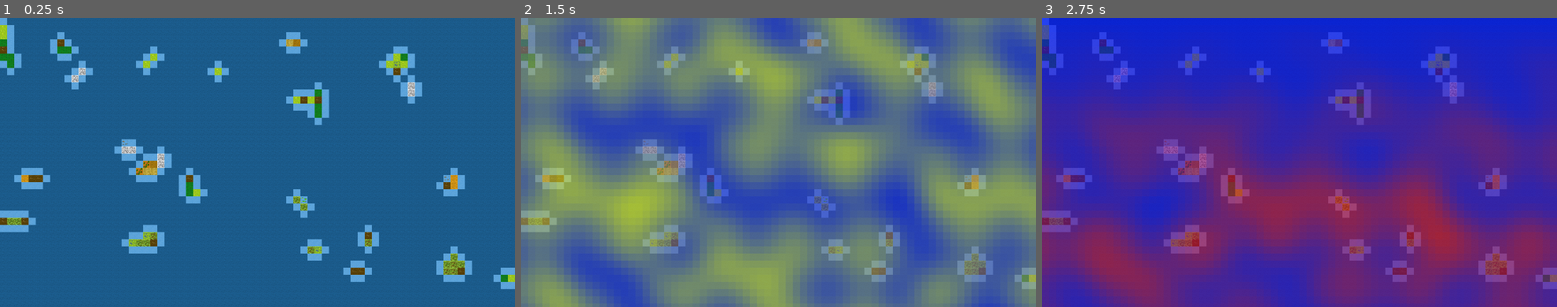
Above: before the commit, frames 1-3 (left to right).
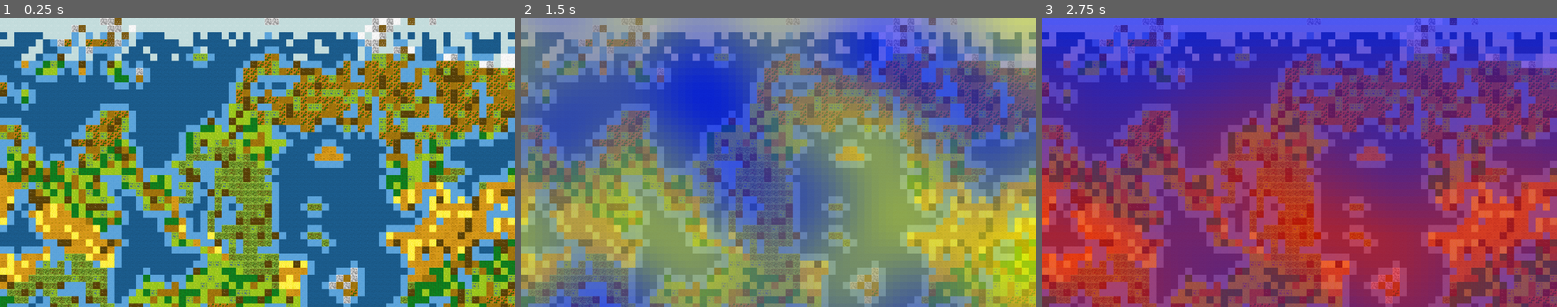
Above: after the commit, the same moments.

Repository: LenkaFT/chimeria
Game: Godot game, scene res://test.tscn
Same seed, same stepped clock (60 frames per second), same inputs: the game is played once before the commit and once after it. The project has no main scene, so this scene is started directly.
Inputs:
- Up to frame 1 (0.25 s): no input
- Up to frame 2 (1.5 s): tap Enter at 0.5 s; tap 1 at 0.6 s; tap Space at 1.25 s; tap 2 at 1.35 s
- Up to frame 3 (2.75 s): tap Enter at 2 s; tap 1 at 2.1 s

The runs differ from the first frame. In frame 1, 74% of the frame differs, in the area x 0-100%, y 0-100%; in frame 2, 83%; in frame 3, 83%.

Commit message:
feat : continent biome according to heat and humidity

Diff:
--- a/Chimeria/classes/map.gd
+++ b/Chimeria/classes/map.gd
@@ -4,7 +4,7 @@
 @export var grid_width = GV.map_width;
 @export var grid_height = GV.map_height;
 var number_of_tiles = grid_width * grid_height;
-@export var earth_to_sea_ratio = 0;
+@export var earth_to_sea_ratio = 0.5;
 @export var available_continent_tiles : int = earth_to_sea_ratio * number_of_tiles;
 @export var island_distance_to_land = 4;
 @export var island_ratio = 0.002;
@@ -19,17 +19,12 @@
 var tile_size = 64;
 var grid = [];
 var tile_types = ["prairie", "forest", "mountain", "desert", "sea", "shallow_watters"];
-@export var continents_nb = 4;
+@export var continents_nb = 3;
 var continents_array : Array[Continent] = [];
-#var weather : WeatherForcast;
+var tile_randomizer = TileRandomizer.new();
 
 func _init():
-	#weather = WeatherForcast.new(self.grid_width, self.grid_height);
-	create_map();
-	return ;
-
-func get_tile_by_id(id : int) :
-	return (grid[id / grid_width - 1][id % grid_width]);
+	pass ;
 
 func random_tile_type():
 	randomize();
@@ -324,23 +319,6 @@
 	return (is_island_eligible_tile);
 
 
-
-#func place_island(eligible_tiles : Array[Tile]) :
-	#var new_tile : Tile;
-	#var tile : Tile;
-	#var random_index_array : Array[int] = [];
-	#var weights : Dictionary;
-	#randomize();
-	#for n in  eligible_tiles.size() * island_ratio:
-		#random_index_array.append(RandomNumberGenerator.new().randi_range(0, eligible_tiles.size() - 1))
-	#
-	#print(random_index_array);
-	#for n in random_index_array.size() :
-		#tile = eligible_tiles[random_index_array[n]];
-		#weights = generate_weights_according_to_surroundings(tile.x, tile.y, tile.id, tile.continent);
-		#new_tile = create_tile_instance(random_with_weights(weights),tile.x, tile.y, tile.id, tile.continent);
-		#replace_tile(new_tile.x, new_tile.y, new_tile);
-
 func place_islands(eligible_tiles : Array[Tile]) :
 	randomize();
 	var random_index_array : Array[int] = [];
@@ -351,6 +329,26 @@
 	for n in random_index_array.size() :
 		var island = Island.new(eligible_tiles[random_index_array[n]], island_max_size, self);
 		island.expand_island(grid, eligible_tiles, self);
+
+func rework_map_according_to_weather(heat_grid, humidity_grid) :
+	for continent in continents_array :
+		for n in continent.tiles_array.size() :
+			var tile = continent.tiles_array[n];
+			var weights : Dictionary = generate_weights_according_to_surroundings(tile.x, tile.y, tile.id, continent.id);
+			var new_tile = tile_randomizer.randomize_tile(tile, self, heat_grid, humidity_grid);
+			replace_tile(tile.x, tile.y, new_tile);
+			continent.tiles_array[n] = new_tile;
+	for y in grid.size() :
+		for x in grid[y].size() :
+			if grid[y][x].category == "watter" && heat_grid[y][x] <= 0.20 :
+				randomize();
+				var rand = RandomNumberGenerator.new().randi();
+				if (heat_grid[y][x] <= 0.20 && rand % 8 == 0 ||
+				heat_grid[y][x] <= 0.15 && rand % 4 == 0 ||
+				heat_grid[y][x] <= 0.1 && rand % 2 == 0 ||
+				heat_grid[y][x] <= 0.05) :
+					var new_tile = IceCapTile.new(grid[y][x].x, grid[y][x].y, grid[y][x].id, grid[y][x].continent);
+					replace_tile(grid[y][x].x, grid[y][x].y, new_tile);
 
 func create_map():
 	var tile_id = 0;
--- a/Chimeria/classes/tile_randomizer.gd
+++ b/Chimeria/classes/tile_randomizer.gd
@@ -1,4 +1,4 @@
-class_name TileRandomizer
+class_name TileRandomizer;
 
 var temperate_weights = {
 	GV.prairie : 35,
@@ -12,16 +12,23 @@
 	GV.savannah : 35,
 	GV.alluviale_plain : 0,
 	GV.dryland : 30,
-	GV.desert : 15,
+	GV.desert : 25,
 	GV.mountain : 10,
 	"total" : 100
 };
 
 var cold_arid_weights = {
-	GV.steppe : 25,
-	GV.taiga : 25,
-	GV.highland : 15,
-	GV.mountain : 10,
+	GV.steppe : 60,
+	GV.highland : 20,
+	GV.mountain : 20,
+	"total" : 100
+};
+
+var cold_humid_weights = {
+	GV.taiga : 40,
+	GV.marsh : 20,
+	GV.highland : 20,
+	GV.mountain : 20,
 	"total" : 100
 };
 
@@ -29,16 +36,94 @@
 	GV.jungle : 40,
 	GV.tropical_highlands : 30,
 	GV.marsh : 15,
-	GV.moutain : 15,
+	GV.mountain : 15,
 	"total" : 100
 };
 var arctic_weights = {
 	GV.ice_cap : 20,
 	GV.arctic_mainland : 40,
-	GV.arctic_mountain : 30,
+	GV.snowy_mountains : 30,
 	GV.toundra : 10,
 
 	"total" : 100
 };
 
-#func balance_weights(tile : Tile, map : Map) :
+func create_tile_instance(type : String, x : int, y : int, id : int, continentId : int):
+	if type == GV.prairie :
+		return 	PrairieTile.new(x, y, id, continentId);
+	elif type == GV.marsh :
+		return 	MarshTile.new(x, y, id, continentId);
+	elif type == GV.forest :
+		return 	ForestTile.new(x, y, id, continentId);
+	elif type == GV.mountain :
+		return 	MountainTile.new(x, y, id, continentId);
+	elif type == GV.desert :
+		return 	DesertTile.new(x, y, id, continentId);
+	elif type == GV.sea :
+		return 	SeaTile.new(x, y, id, continentId);
+	elif type == GV.shallow_watters :
+		return 	Shallow.new(x, y, id, continentId);
+	elif type == GV.highland :
+		return HighlandTile.new(x, y, id, continentId);
+	elif type == GV.snowy_mountains :
+		return SnowyMountainTile.new(x, y, id, continentId);
+	elif type == GV.savannah :
+		return SavannahTile.new(x, y, id, continentId);
+	elif type == GV.dryland :
+		return DrylandTile.new(x, y, id, continentId);
+	elif type == GV.jungle :
+		return JungleTile.new(x, y, id, continentId);
+	elif type == GV.tropical_highlands :
+		return TropicalHighlandTile.new(x, y, id, continentId);
+	elif type == GV.taiga :
+		return TaigaTile.new(x, y, id, continentId);
+	elif type == GV.steppe :
+		return SteppeTile.new(x, y, id, continentId);
+	elif type == GV.toundra :
+		return ToundraTile.new(x, y, id, continentId);
+	elif type == GV.ice_cap :
+		return IceCapTile.new(x, y, id, continentId);
+	elif type == GV.arctic_mainland :
+		return ArticMainlandTile.new(x, y, id, continentId);
+	elif type == GV.scarces_rocky_islands :
+		return ScarcesRockyIslandsTile.new(x, y, id, continentId);
+	elif type == GV.scarces_luxurious_islands :
+		return ScarcesLuxuriousIslandsTile.new(x, y, id, continentId);
+	elif type == GV.scarces_icegrasped_islands :
+		return ScarcesIcegraspedIslandsTile.new(x, y, id, continentId);
+	else :
+		return(null) ;
+
+func random_with_weights(weights : Dictionary):
+	randomize();
+	var rand = RandomNumberGenerator.new().randi_range(1, weights["total"]);
+	var cursor = 0;
+	var type : String;
+	for key in weights :
+		print("cursor = ")
+		if key == "total" :
+			break;
+		cursor += weights[key];
+		if cursor >= rand :
+			type = key;
+			return (type)
+
+func randomize_tile(tile : Tile, map : Map, heat_grid, humidity_grid) :
+	var weights;
+	if heat_grid[tile.y][tile.x] > 0.7 && humidity_grid[tile.y][tile.x] >= 0.5 :
+		weights = equatorial_weights;
+	elif heat_grid[tile.y][tile.x] > 0.7 && humidity_grid[tile.y][tile.x] < 0.5 :
+		weights = hot_arid_weights ;
+	elif  heat_grid[tile.y][tile.x] < 0.2 :
+		weights = arctic_weights;
+	elif heat_grid[tile.y][tile.x] < 0.5 :
+		weights = cold_humid_weights;
+	elif heat_grid[tile.y][tile.x] < 0.5 && humidity_grid[tile.y][tile.x] < 0.4 :
+		weights = cold_arid_weights;
+	else :
+		weights = temperate_weights;
+
+	print("weights : ", weights);
+	var new_tile_type = random_with_weights(weights);
+	print(new_tile_type);
+	return(create_tile_instance(new_tile_type, tile.x, tile.y, tile.id, tile.continent));
--- a/Chimeria/classes/weather_forecast.gd
+++ b/Chimeria/classes/weather_forecast.gd
@@ -8,11 +8,22 @@
 var permutation : Array[int];
 var heat_overlay_requested : bool = false;
 var humidity_overlay_requested : bool = false;
+var world_map : Map;
+var perlin_square_frequency = 0.05;
 
 func _init():
+	pass ;
+
+func create_heat_grid() :
+	permutation = [];
+	make_permutation();
+	perlin_noise(heat_grid, "heat");
+
+func create_humidity_grid(map : Map) :
+	world_map = map;
+	permutation = [];
 	make_permutation();
 	perlin_noise(humidity_grid, "humidity");
-	perlin_noise(heat_grid, "heat");
 
 func _draw():
 	var rect_width = GV.tile_size * GV.sprite_scale;
@@ -45,10 +56,21 @@
 func value_normalisation(value : float, min : float, max : float) -> float :
 	return ((value - min) / (max - min));
 
-func grid_normalisation(grid, min, max) :
+func humidity_grid_normalisation(grid, min, max) :
 	for y in height :
 		for x in width :
 			grid[y][x] = value_normalisation(grid[y][x], min, max);
+
+func heat_grid_normalisation(grid, min, max) :
+	for y in height :
+		for x in width :
+			grid[y][x] = value_normalisation(grid[y][x], min, max);
+			if (y <= height / 2) :
+				var tweaker = value_normalisation(y, 0, height / 2) / 2;
+				grid[y][x] += (1 - grid[y][x]) * tweaker;
+			else :
+				var tweaker = (1.0 - value_normalisation(y, height / 2, height)) / 2;
+				grid[y][x] += (1 - grid[y][x]) * tweaker;
 
 func heat_map_value_tweak(y, value) :
 	if (y <= height / 2) :
@@ -56,6 +78,10 @@
 	else :
 		return (value * (1.0 - value_normalisation(y, height / 2, height)));
 
+func humidity_map_value_tweak(x, y, value) :
+	if world_map.grid[y][x].category == "watter" :
+		return (value * 1);
+	return (value);
 
 func perlin_noise(grid, grid_type : String) :
 	var grid_min = 1;
@@ -67,14 +93,13 @@
 	for y in height :
 		grid.append([]);
 		for x in width :
-			var value : float = noise_2d(x * 0.1, y * 0.1);
+			var value : float = noise_2d(x * perlin_square_frequency, y * perlin_square_frequency);
 			value += 1.0;
 			if grid_type == "heat" :
 				value = heat_map_value_tweak(y, value);
-
+			else :
+				value = humidity_map_value_tweak(x, y, value);
 			value /= 2.0;
-			#if grid_type == "humidity" :
-				#value = humidity_map_value_tweak(y, value);
 			grid[y].append(value);
 
 		if grid[y].min() < grid_min :
@@ -82,7 +107,10 @@
 		if grid[y].max() > grid_max :
 			grid_max = grid[y].max();
 
-	grid_normalisation(grid, grid_min, grid_max);
+	if grid_type == "heat" :
+		heat_grid_normalisation(grid, grid_min, grid_max);
+	else :
+		humidity_grid_normalisation(grid, grid_min, grid_max);
 
 func make_permutation() :
 	for n in 256 :
@@ -107,11 +135,6 @@
 	interpolation_value * interpolation_value * interpolation_value);
 
 func linear_interpolation(interpolation_value, v1, v2) :
-	#print(v1)
-	#print(v2)
-	#print(v1 + interpolation_value * (v2 - v1));
-	#if (interpolation_value > 0.1 && interpolation_value < 0.9) :
-		#return (0)
 	return (v1 + interpolation_value * (v2 - v1));
 
 func noise_2d(x : float, y : float) :
@@ -122,7 +145,7 @@
 	var xf = x - floor(x);
 	var yf = y - floor(y);
 
-	if x * 10 >= width - width * 0.1 :
+	if x * 10 >= width - width * perlin_square_frequency :
 		X1 = 0;
 
 	var top_right = Vector.new(xf - 1.0, yf - 1.0);
@@ -134,7 +157,6 @@
 	var value_top_left = permutation[permutation[X] + Y + 1];
 	var value_bottom_right = permutation[permutation[X1] + Y];
 	var value_bottom_left = permutation[permutation[X] + Y];
-	#print(permutation[X + 1] + Y + 1, " | ", permutation[X] + Y + 1, " | ", permutation[X + 1] + Y, " | ", permutation[X] + Y, " | ");
 
 	var dot_top_right = top_right.dot(get_constant_vector(value_top_right));
 	var dot_top_left = top_left.dot(get_constant_vector(value_top_left));
@@ -148,7 +170,3 @@
 	linear_interpolation(yf_interpol_value, dot_bottom_left, dot_top_left),
 	linear_interpolation(yf_interpol_value, dot_bottom_right, dot_top_right)
 	));
-	#return (linear_interpolation(xf_interpol_value,
-	#linear_interpolation(yf_interpol_value, 1, 1),
-	#linear_interpolation(yf_interpol_value, 1,1)
-	#))
--- /dev/null
+++ b/Chimeria/game.gd
@@ -0,0 +1,19 @@
+extends Node2D
+
+var map : Map;
+var weather_forecast : WeatherForcast;
+# Called when the node enters the scene tree for the first time.
+func _ready():
+	map = get_node("Map");
+	weather_forecast = get_node("WeatherForecast");
+	map.create_map();
+	weather_forecast.create_heat_grid();
+	weather_forecast.create_humidity_grid(map);
+	map.rework_map_according_to_weather(weather_forecast.heat_grid, weather_forecast.humidity_grid);
+	pass # Replace with function body.
+
+
+# Called every frame. 'delta' is the elapsed time since the previous frame.
+func _process(delta):
+
+	pass
--- a/Chimeria/test.tscn
+++ b/Chimeria/test.tscn
@@ -1,10 +1,12 @@
-[gd_scene load_steps=3 format=3 uid="uid://cw7wt55d3se3v"]
+[gd_scene load_steps=4 format=3 uid="uid://cw7wt55d3se3v"]
 
 [ext_resource type="PackedScene" uid="uid://dci14evml04qj" path="res://map.tscn" id="1_1lp4l"]
+[ext_resource type="Script" path="res://game.gd" id="1_te4rc"]
 [ext_resource type="PackedScene" uid="uid://c4ir2jlbdxjm6" path="res://map_overlays.tscn" id="2_t5erj"]
 
-[node name="Node2D" type="Node2D"]
+[node name="Game" type="Node2D"]
+script = ExtResource("1_te4rc")
 
 [node name="Map" parent="." instance=ExtResource("1_1lp4l")]
 
-[node name="MapOverlays" parent="." instance=ExtResource("2_t5erj")]
+[node name="WeatherForecast" parent="." instance=ExtResource("2_t5erj")]
